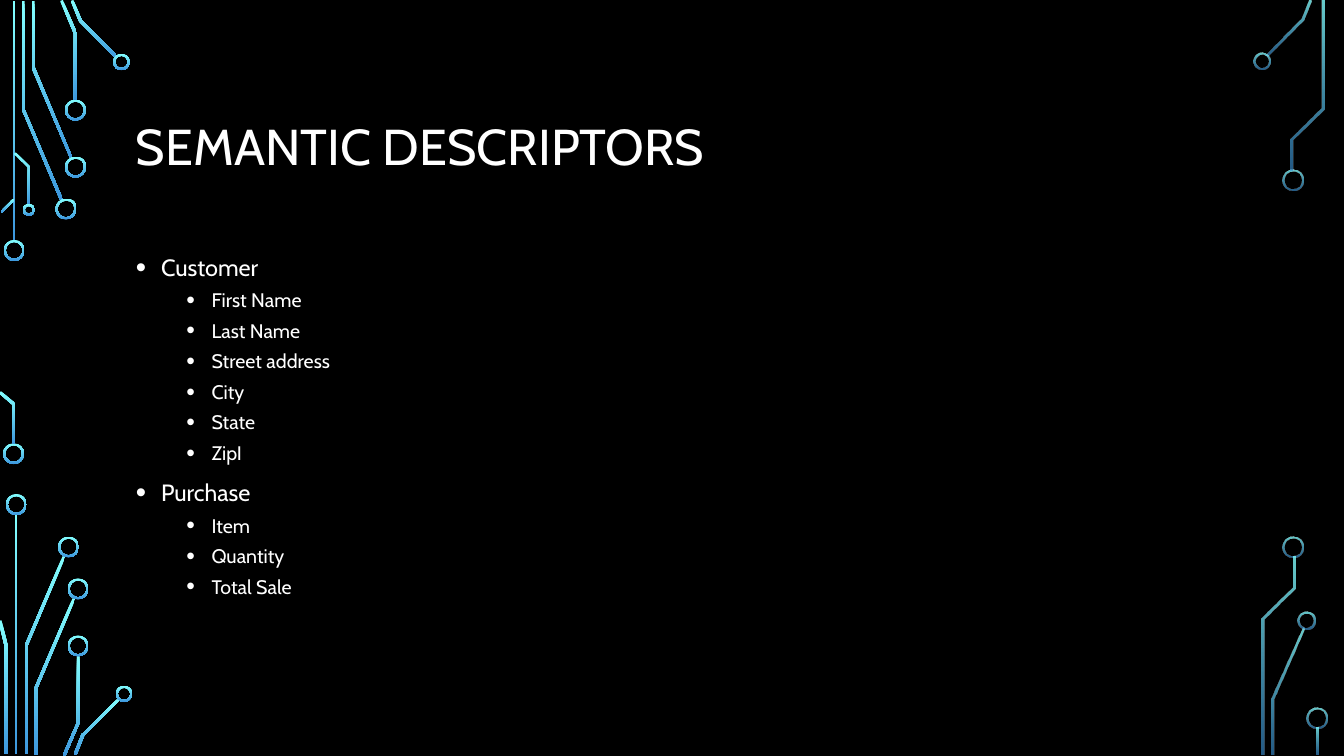
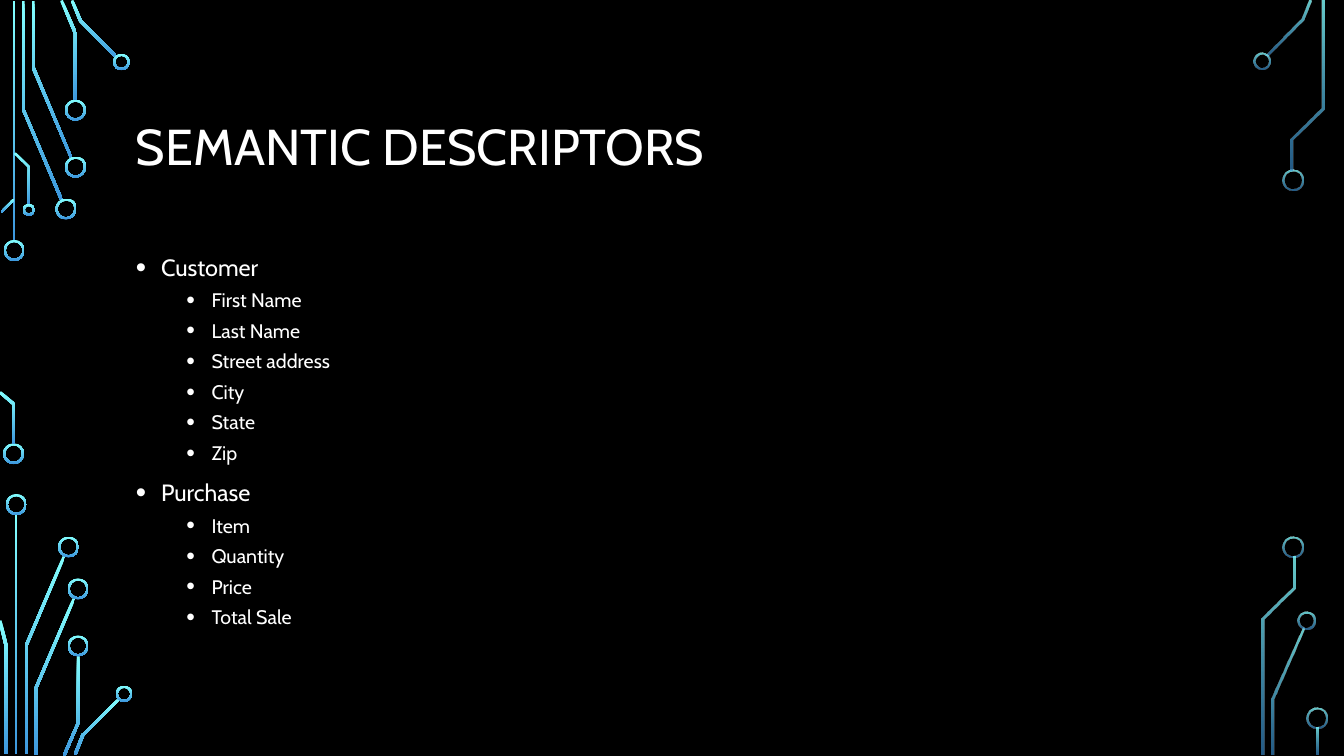
Before and after one commit to dtarvin/web-420, a slide deck: slide 5 of week-6/Hypermedia-design.pptx (slide 6 before the commit). Drawn at 1344x756 pixels with LibreOffice and Linux fonts; fonts in the diff are those of the drawing; background and template pictures are left out. Boxes give left, top, right and bottom in pixels: in the first picture for what was removed or moved away, otherwise in the second. Text is boxed around its words. In the diff, an @@ line names an element or a change of style, - is before the commit and + after.

```diff
--- a/week-6/Hypermedia-design.pptx
+++ b/week-6/Hypermedia-design.pptx
@@ text at (212, 446, 238, 465): text changed @@
-  • ZipI
+  • Zip
@@ text at (212, 580, 252, 595): paragraph added @@
+  • Price
```
Also in this commit, not shown: 4 other slides changed, 1 slide added, 1 other file.
